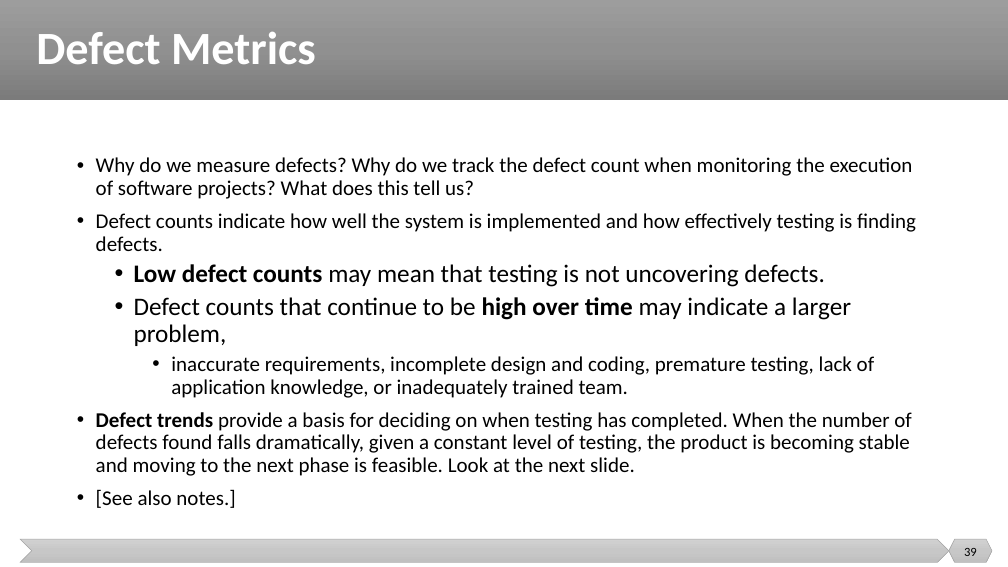
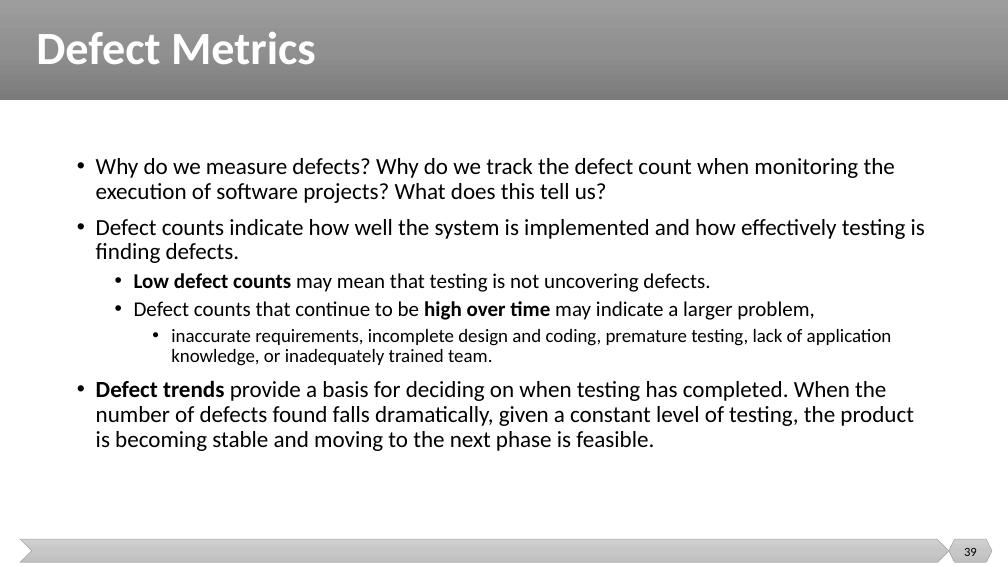
Before and after one commit to malenezi/malenezi, a slide deck: slide 39 of SE423/Lectures/7-Quality/Quality.pptx. Drawn at 1008x567 pixels with LibreOffice and Linux fonts; fonts in the diff are those of the drawing. Boxes give left, top, right and bottom in pixels: in the first picture for what was removed or moved away, otherwise in the second. Text is boxed around its words. In the diff, an @@ line names an element or a change of style, - is before the commit and + after.

```diff
--- a/SE423/Lectures/7-Quality/Quality.pptx
+++ b/SE423/Lectures/7-Quality/Quality.pptx
@@ text at [96,158,925,366]: size 20 to 22 pt in "Why do we measure defects? Why do ...", "Defect counts indicate how well the system ..."; size 24 to 20 pt in "Low defect counts may mean that testing ...", "Defect counts that continue to be high ..."; size 20 to 18 pt in "inaccurate requirements, incomplete design and coding, prema ..." @@
@@ text at [96,380,914,451]: text changed; size 20 to 22 pt @@
-• Defect trends provide a basis for deciding on when testing has completed. When the number of defects found falls dramatically, given a constant level of testing, the product is becoming stable and moving to the next phase is feasible. Look at the next slide.
-• [See also notes.]
+• Defect trends provide a basis for deciding on when testing has completed. When the number of defects found falls dramatically, given a constant level of testing, the product is becoming stable and moving to the next phase is feasible.
```
Also in this commit, not shown: 12 other slides changed, 1 other file.
